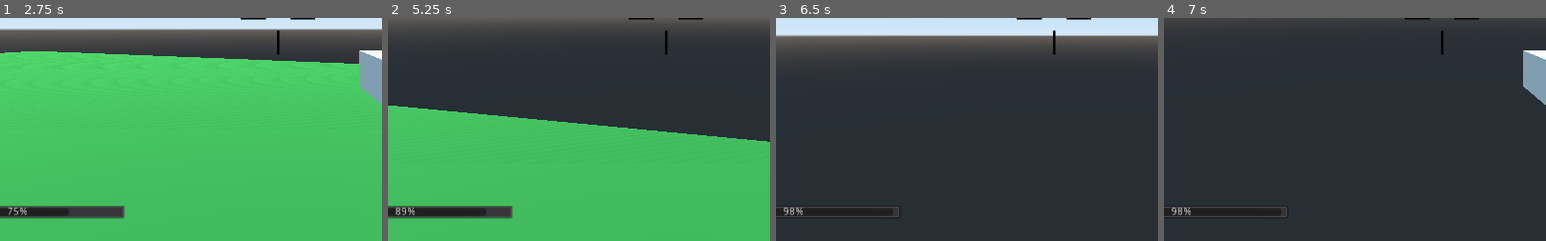
Above: before the commit, frames 1-4 (left to right).
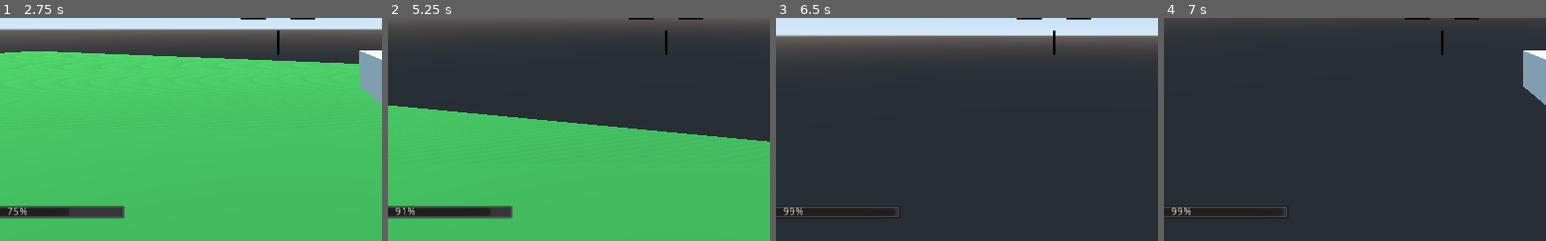
Above: after the commit, the same moments.

Repository: camgrodgers/senior-fps
Game: Godot game, scene res://Main.tscn
Two runs of this game, one before a commit and one after it. Both use one fixed random seed, a clock stepped at 60 frames per second and the inputs below.
Inputs (mouse positions are % of the whole screen's width and height, from its top left):
- Up to frame 1 (2.75 s): move the mouse to (49, 52) at 0.52 s; hold K (danger_test) 0.53-1.28 s; hold Up (move_forward) from 0.53 s (still down); tap Space (jump) at 0.77, 1.52 s; move the mouse to (57, 51) at 1.27 s; click (57, 51) at 1.35 s; move the mouse to (42, 49) at 2.02 s; hold Right mouse button (use_item_alt) from 2.03 s (still down)
- Up to frame 2 (5.25 s): move the mouse to (51, 50) at 2.77 s; release Up (move_forward) at 2.78 s; release Right mouse button (use_item_alt) at 2.78 s; hold A (move_left) 2.78-3.53 s; tap K (danger_test) at 2.85 s; tap Space (jump) at 3.02, 3.77, 4.52 s; move the mouse to (46, 48) at 3.52 s; hold Up (move_forward) from 3.53 s (still down); click (46, 48) at 3.6 s; move the mouse to (55, 50) at 4.27 s; right-click (55, 50) at 4.35 s; move the mouse to (45, 50) at 5.02 s; hold K (danger_test) from 5.03 s (still down)
- Up to frame 3 (6.5 s): move the mouse to (52, 48) at 5.77 s; release Up (move_forward) at 5.78 s; release K (danger_test) at 5.78 s; hold D (move_right) from 5.78 s (still down); click (52, 48) at 5.85 s; tap Space (jump) at 6.02 s
- Up to frame 4 (7 s): move the mouse to (49, 52) at 6.52 s; release D (move_right) at 6.53 s; hold Up (move_forward) from 6.53 s (still down); hold Right mouse button (use_item_alt) from 6.53 s (still down); tap Space (jump) at 6.77 s
The pictures show only the part of the screen within x 14-64%, y 50-100%; the shares and areas given below are measured in that part.

Frame 1 is identical in both runs. In frame 2, less than 0.1% of the frame differs, in the area x 2-27%, y 85-89%; in frame 3, less than 0.1%; in frame 4, less than 0.1%.

Commit message:
more detailed player hitbox, enemies now endanger when player is standing behind chest-high wall

Diff:
--- a/Enemies/Enemy.gd
+++ b/Enemies/Enemy.gd
@@ -55,17 +55,20 @@
 
 func aim_at_player(delta):
 	var space_state = get_world().direct_space_state
-	var body_ray = space_state.intersect_ray($Hitbox.global_transform.origin, target.global_transform.origin, [self])
-	if body_ray.empty():
-		print("empty ray")
-		# Something very messed up must have happened
-		# return an error or something here
-		return
+	for h in target.hitboxes():
+		var body_ray = space_state.intersect_ray($Hitbox.global_transform.origin, h.global_transform.origin, [self])
+		if body_ray.empty():
+			print("empty ray")
+			# Something very messed up must have happened
+			# return an error or something here
+			return
 
-	var collider = body_ray.collider
-#	print(collider)
-	if collider != target:
-		return
+		var collider = body_ray.collider
+		print(collider)
+		if collider != target:
+			return
+		else:
+			break
 
 	look_at(target.translation, Vector3(0,1,0))
 	rotation_degrees.x = 0
--- a/Player/Player.gd
+++ b/Player/Player.gd
@@ -132,3 +132,6 @@
 
 func enemy_killed(decrease_amount):
 	PlayerStats.danger_decrease(decrease_amount)
+
+func hitboxes():
+	return $Hitbox.get_children()
--- a/Player/Player.tscn
+++ b/Player/Player.tscn
@@ -8,6 +8,12 @@
 [sub_resource type="CapsuleShape" id=1]
 radius = 0.612344
 height = 2.0
+
+[sub_resource type="BoxShape" id=2]
+extents = Vector3( 0.25, 0.25, 0.25 )
+
+[sub_resource type="BoxShape" id=3]
+extents = Vector3( 0.4, 1, 0.4 )
 
 [node name="Player" type="KinematicBody"]
 transform = Transform( 1, 0, 0, 0, 1, 0, 0, 0, 1, 0, 1.06338, 0 )
@@ -34,3 +40,13 @@
 transform = Transform( 1, 0, 0, 0, 1, 0, 0, 0, 1, 0.438983, -0.238201, -0.790554 )
 
 [node name="TestGun" parent="Camera/ItemHolder" instance=ExtResource( 4 )]
+
+[node name="Hitbox" type="Area" parent="."]
+
+[node name="Head" type="CollisionShape" parent="Hitbox"]
+transform = Transform( 1, 0, 0, 0, 1, 0, 0, 0, 1, 0, 2.00905, 0 )
+shape = SubResource( 2 )
+
+[node name="Body" type="CollisionShape" parent="Hitbox"]
+transform = Transform( 1, 0, 0, 0, 1, 0, 0, 0, 1, 0, 0.695323, 0 )
+shape = SubResource( 3 )
Not shown: 1 places in Player/Player.tscn that only renumber resources
